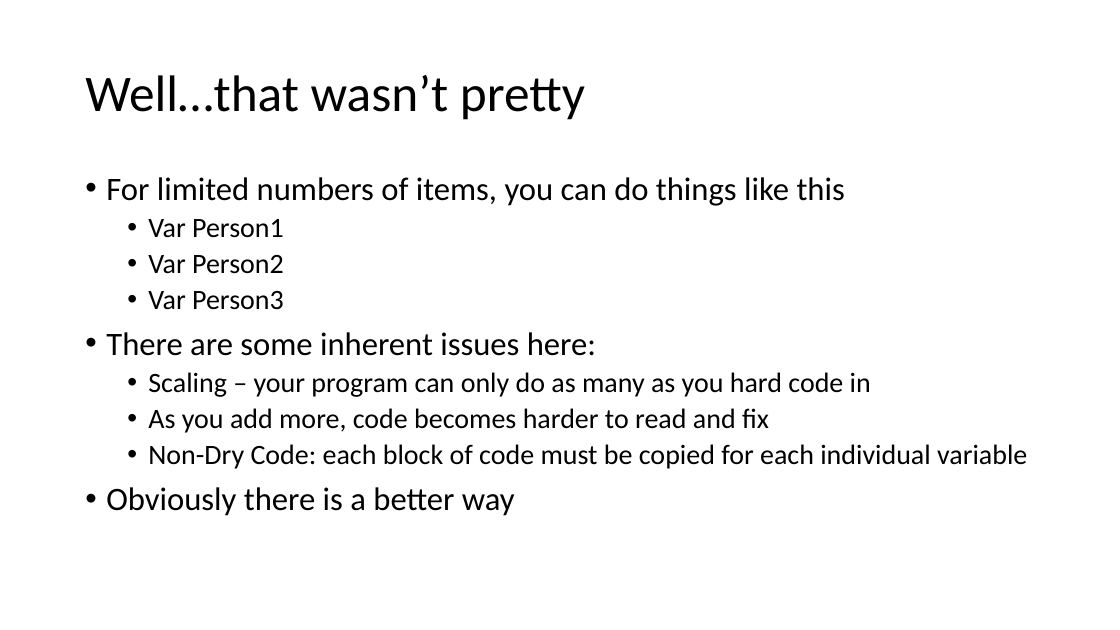
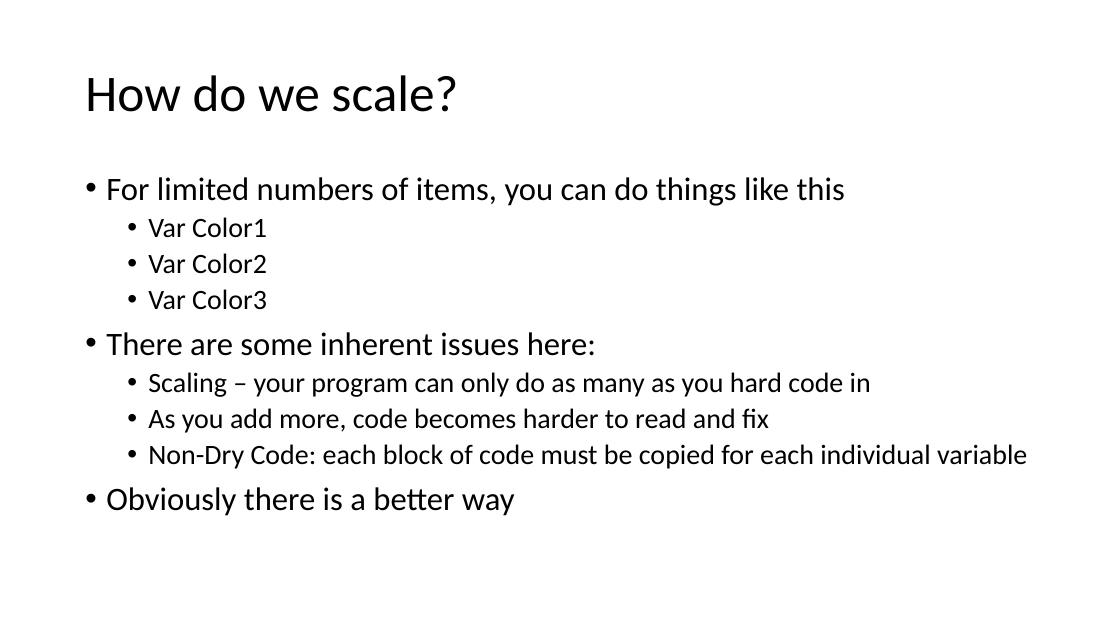
Before and after one commit to uugengiven/academypgh, a slide deck: slide 34 of Code/Slides/Academy PGH 1.1.pptx (slide 33 before the commit). Drawn at 1120x630 pixels with LibreOffice and Linux fonts; fonts in the diff are those of the drawing. Boxes give left, top, right and bottom in pixels: in the first picture for what was removed or moved away, otherwise in the second. Text is boxed around its words. In the diff, an @@ line names an element or a change of style, - is before the commit and + after.

```diff
--- a/Code/Slides/Academy PGH 1.1.pptx
+++ b/Code/Slides/Academy PGH 1.1.pptx
@@ title at box(85, 75, 458, 112): text changed @@
-Well…that wasn’t pretty
+How do we scale?
@@ text at box(148, 217, 267, 310): text changed @@
-  • Var Person1
-  • Var Person2
-  • Var Person3
+  • Var Color1
+  • Var Color2
+  • Var Color3
```
Also in this commit, not shown: 8 other slides changed, 1 slide added, 13 other files.
